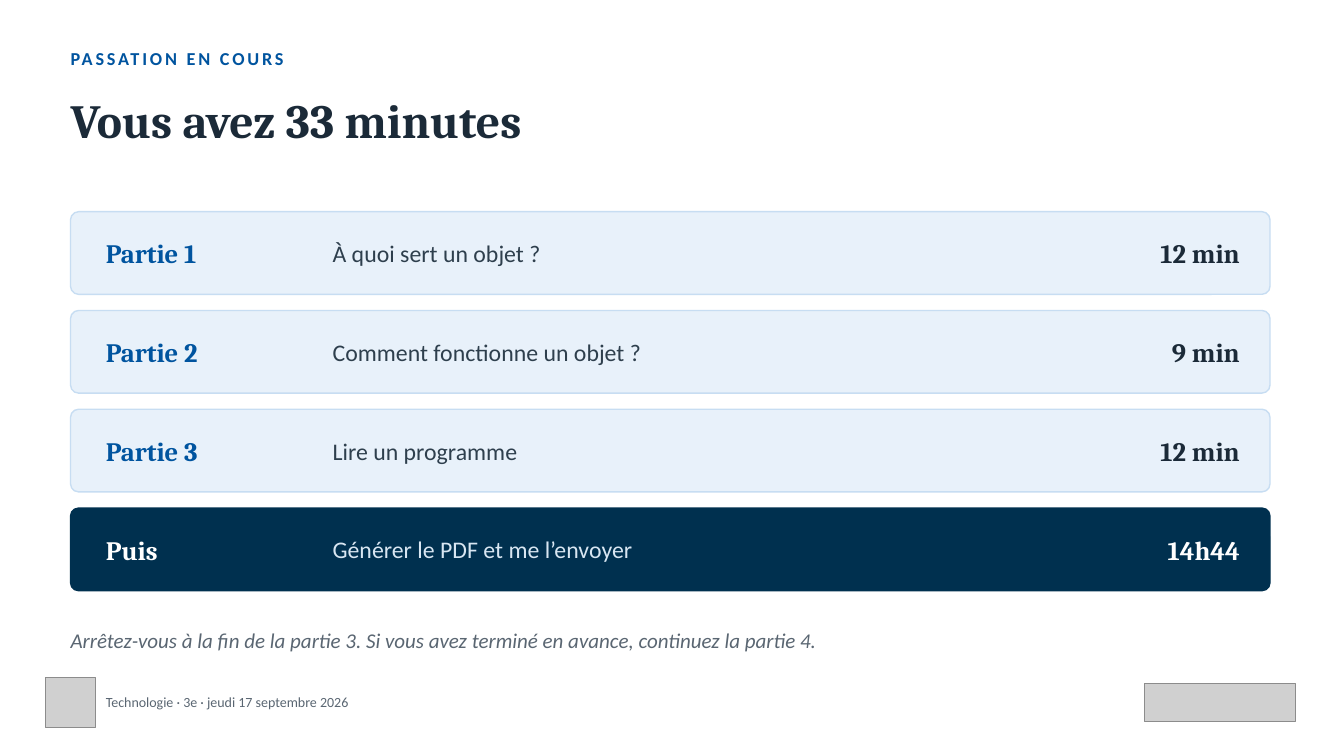
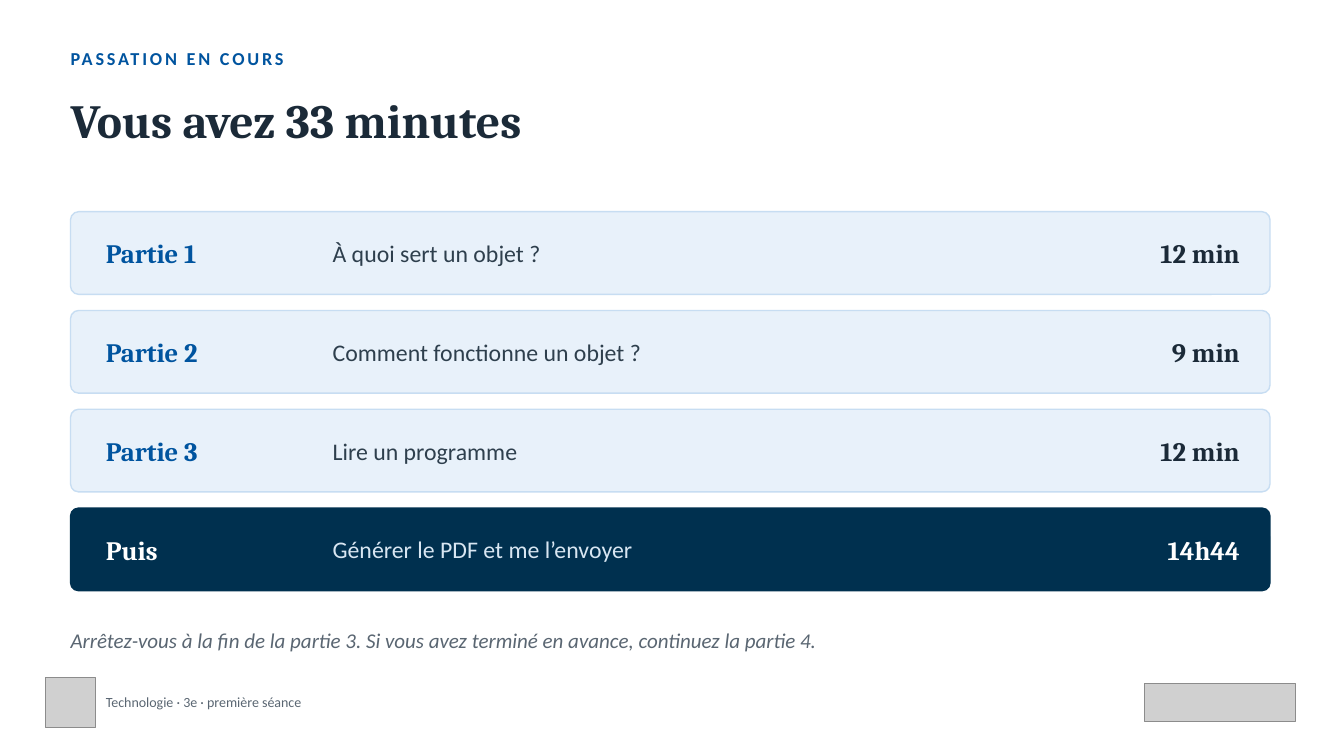
Before and after one commit to lyceefrancaisdetananarive/technologie, a slide deck: slide 8 of 3eme/p1/seance1-diaporama.pptx. Drawn at 1344x756 pixels with LibreOffice and Linux fonts; fonts in the diff are those of the drawing; grey boxes stand for pictures. Boxes give left, top, right and bottom in pixels: in the first picture for what was removed or moved away, otherwise in the second. Text is boxed around its words. In the diff, an @@ line names an element or a change of style, - is before the commit and + after.

```diff
--- a/3eme/p1/seance1-diaporama.pptx
+++ b/3eme/p1/seance1-diaporama.pptx
@@ text at (x1=106, y1=697, x2=301, y2=710): text changed @@
-Technologie · 3e · jeudi 17 septembre 2026
+Technologie · 3e · première séance
```
Also in this commit, not shown: 11 other slides changed, 5 other files.
